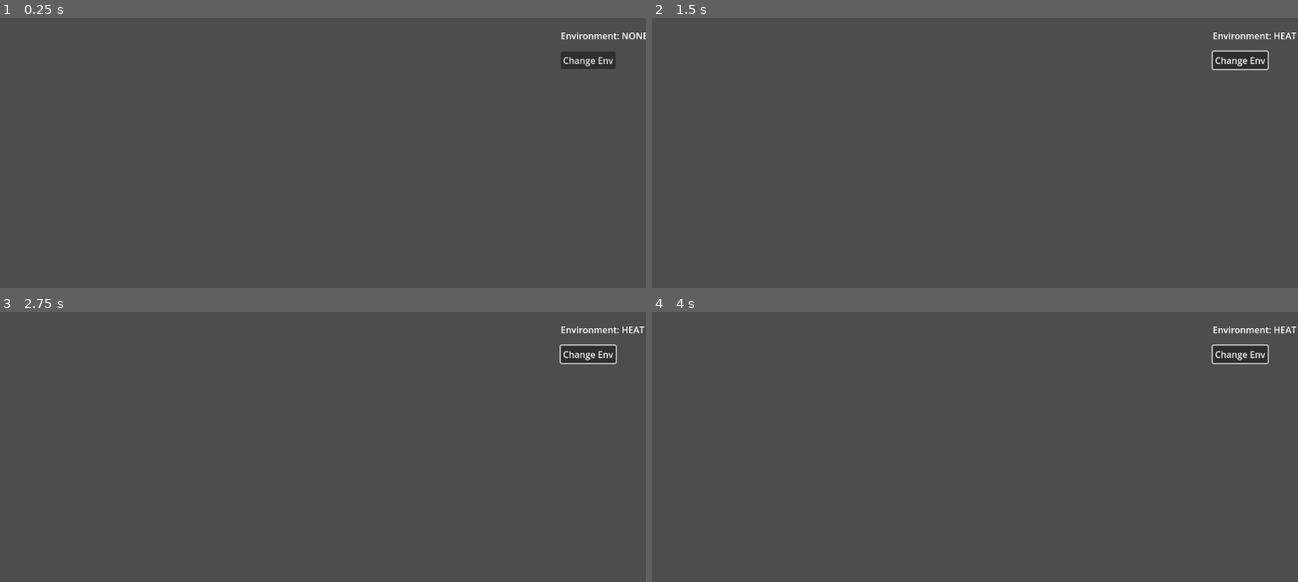
Above: before the commit, frames 1-4 (two rows, left to right).
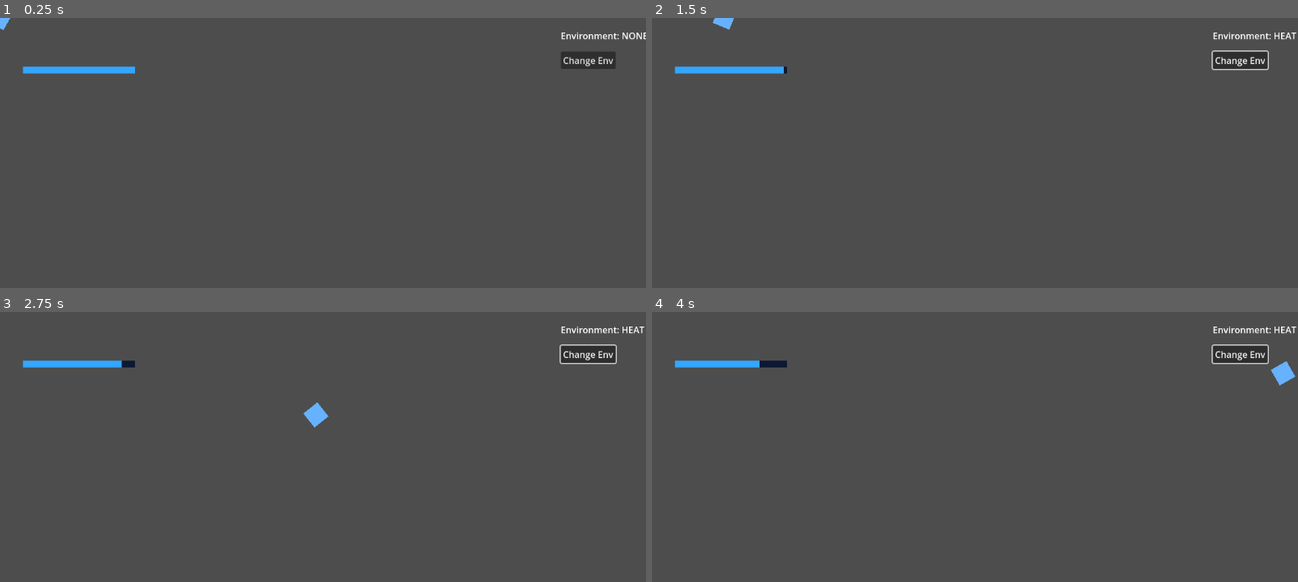
Above: after the commit, the same moments.

Repository: chimoochi/flash-fire
Game: Godot game, scene res://levels/level1_5.tscn
The game is run twice, just before and just after one commit, with the same random seed, the same clock (stepped at 60 frames per second) and the same inputs. This scene is started directly instead of the project's main scene.
Inputs (mouse positions are in pixels of both pictures, inside the frame that each line leads up to):
- Up to frame 1 (0.25 s): no input
- Up to frame 2 (1.5 s): click "Change Env" at 0.5 s; tap Enter at 1.25 s; move the mouse to (1117, 180) at 1.27 s; hold D (MoveRight) from 1.28 s (still down); hold Shift (Sprint) from 1.28 s (still down); tap Q (Dash) at 1.35 s; click (1117, 180) at 1.42 s
- Up to frame 3 (2.75 s): move the mouse to (193, 511) at 2.02 s; release D (MoveRight) at 2.03 s; release Shift (Sprint) at 2.03 s; hold S (MoveDown) from 2.03 s (still down); tap Shift (Sprint) at 2.1 s; click (193, 511) at 2.17 s; tap Q (Dash) at 2.3 s
- Up to frame 4 (4 s): move the mouse to (1039, 414) at 2.77 s; release S (MoveDown) at 2.78 s; hold D (MoveRight) 2.78-3.53 s; hold Shift (Sprint) 2.78-3.53 s; tap Q (Dash) at 2.85, 3.8 s; click (1039, 414) at 2.92 s; move the mouse to (942, 565) at 3.52 s; hold W (MoveUp) from 3.53 s (still down); tap Shift (Sprint) at 3.6 s; click (942, 565) at 3.67 s

The runs differ from the first frame. In frame 1, 0.5% of the frame differs, in the area x 0-21%, y 0-21%; in frame 2, 0.6%; in frame 3, 0.7%; in frame 4, 0.7%, in the area x 3-100%, y 17-28%.
Error after the commit: Invalid access to property or key 'PlayerState' on a base object of type 'CharacterBody2D (minigame_player.gd)'. (res://core/services/Enviormentservice.gd:148)

Commit message:
cutscene player mini

Diff:
--- a/GodotGame/levels/level1_5.tscn
+++ b/GodotGame/levels/level1_5.tscn
@@ -1,6 +1,10 @@
-[gd_scene load_steps=2 format=3 uid="uid://0q26hseu155c"]
+[gd_scene load_steps=3 format=3 uid="uid://0q26hseu155c"]
 
 [ext_resource type="Script" uid="uid://c0q0437pox5po" path="res://core/cutscene/StageScene.gd" id="1_stage"]
+[ext_resource type="PackedScene" path="res://player/minigame_player.tscn" id="2_mgplayer"]
 
 [node name="Level1_5" type="Node2D"]
 script = ExtResource("1_stage")
+
+[node name="MinigamePlayer" parent="." instance=ExtResource("2_mgplayer")]
+position = Vector2(0, 0)
--- /dev/null
+++ b/GodotGame/player/minigame_player.gd
@@ -0,0 +1,106 @@
+extends CharacterBody2D
+
+var MAX_SPEED = 300.0
+var SPRINT_SPEED = 600.0
+var ACCELERATION = 3000.0
+var FRICTION = 4000.0
+
+const SPRINT_STAMINA_DRAIN = 15.0
+const STAMINA_REGEN_RATE = 20.0
+const STAMINA_REGEN_DELAY = 1.5
+
+const PUSH_DECAY = 3000.0
+const MAX_PUSH_VELOCITY = 400.0
+const MAX_VELOCITY = 1200.0
+
+var dash_speed := 1000.0
+var dash_duration := 0.15
+var dash_cooldown := 0.8
+
+var stamina := 100.0
+var max_stamina := 100.0
+var _stamina_regen_timer := 0.0
+
+var push_velocity := Vector2.ZERO
+
+var _dash_service: DashService
+var _canvas_layer: CanvasLayer
+var _stamina_bar: ProgressBar
+
+func _ready() -> void:
+	motion_mode = CharacterBody2D.MOTION_MODE_FLOATING
+	add_to_group("Player")
+
+	_dash_service = DashService.new()
+	add_child(_dash_service)
+
+	_setup_ui()
+
+func _setup_ui() -> void:
+	_canvas_layer = CanvasLayer.new()
+	add_child(_canvas_layer)
+
+	var bg_style := StyleBoxFlat.new()
+	bg_style.bg_color = Color(0.05, 0.1, 0.2)
+	var fill_style := StyleBoxFlat.new()
+	fill_style.bg_color = Color(0.2, 0.65, 1.0)
+
+	_stamina_bar = ProgressBar.new()
+	_stamina_bar.custom_minimum_size = Vector2(200, 12)
+	_stamina_bar.max_value = max_stamina
+	_stamina_bar.value = stamina
+	_stamina_bar.show_percentage = false
+	_stamina_bar.position = Vector2(41, 87)
+	_stamina_bar.add_theme_stylebox_override("background", bg_style)
+	_stamina_bar.add_theme_stylebox_override("fill", fill_style)
+	_canvas_layer.add_child(_stamina_bar)
+
+func _physics_process(delta: float) -> void:
+	var direction := Vector2.ZERO
+	if Input.is_action_pressed("MoveRight"): direction.x += 1
+	if Input.is_action_pressed("MoveLeft"):  direction.x -= 1
+	if Input.is_action_pressed("MoveDown"):  direction.y += 1
+	if Input.is_action_pressed("MoveUp"):    direction.y -= 1
+	if direction.length() > 0:
+		direction = direction.normalized()
+
+	var is_sprinting := Input.is_action_pressed("Sprint") and direction != Vector2.ZERO and stamina > 0.0
+	_process_stamina(delta, is_sprinting)
+	var top_speed: float = SPRINT_SPEED if is_sprinting else MAX_SPEED
+
+	push_velocity = push_velocity.move_toward(Vector2.ZERO, PUSH_DECAY * delta)
+
+	if _dash_service.is_dashing:
+		_dash_service.process_dash_physics(self, delta)
+	else:
+		if direction != Vector2.ZERO:
+			velocity = velocity.move_toward(direction * top_speed, ACCELERATION * delta)
+		else:
+			velocity = velocity.move_toward(Vector2.ZERO, FRICTION * delta)
+		velocity += push_velocity
+		velocity = velocity.limit_length(MAX_VELOCITY)
+		move_and_slide()
+
+	look_at(get_global_mouse_position())
+
+	if Input.is_action_just_pressed("Dash") and _dash_service.can_dash:
+		_dash_service.start_dash(self, direction, dash_speed, dash_duration, dash_cooldown, 0.0)
+
+func _process_stamina(delta: float, is_sprinting: bool) -> void:
+	if is_sprinting:
+		stamina = max(0.0, stamina - SPRINT_STAMINA_DRAIN * delta)
+		_stamina_regen_timer = STAMINA_REGEN_DELAY
+	else:
+		if _stamina_regen_timer > 0.0:
+			_stamina_regen_timer -= delta
+		else:
+			stamina = min(max_stamina, stamina + STAMINA_REGEN_RATE * delta)
+	if _stamina_bar:
+		_stamina_bar.value = stamina
+
+func push(force: Vector2) -> void:
+	if _dash_service.is_dashing:
+		return
+	push_velocity += force
+	if push_velocity.length() > MAX_PUSH_VELOCITY:
+		push_velocity = push_velocity.limit_length(MAX_PUSH_VELOCITY)
--- /dev/null
+++ b/GodotGame/player/minigame_player.tscn
@@ -0,0 +1,19 @@
+[gd_scene load_steps=3 format=3]
+
+[ext_resource type="Script" path="res://player/minigame_player.gd" id="1_mgplayer"]
+
+[sub_resource type="RectangleShape2D" id="1_shape"]
+size = Vector2(32, 32)
+
+[node name="MinigamePlayer" type="CharacterBody2D"]
+script = ExtResource("1_mgplayer")
+
+[node name="CollisionShape2D" type="CollisionShape2D" parent="."]
+shape = SubResource("1_shape")
+
+[node name="ColorRect" type="ColorRect" parent="."]
+offset_left = -16.0
+offset_top = -16.0
+offset_right = 16.0
+offset_bottom = 16.0
+color = Color(0.4, 0.7, 1, 1)
Not shown, added: GodotGame/player/minigame_player.gd.uid
